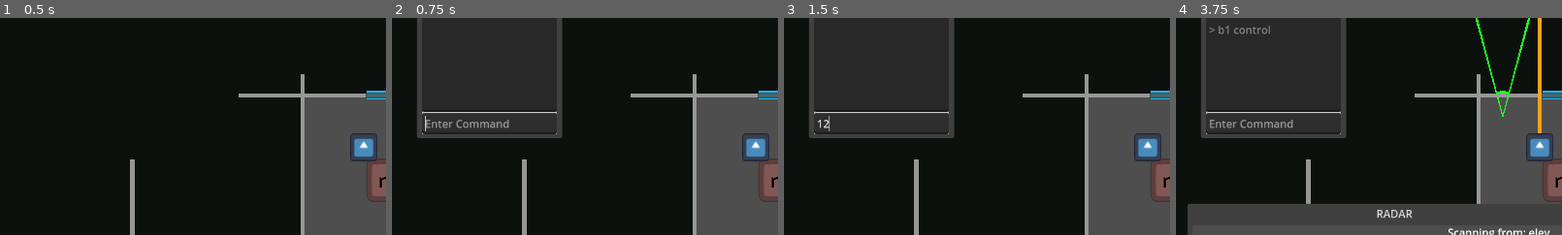
Above: before the commit, frames 1-4 (left to right).
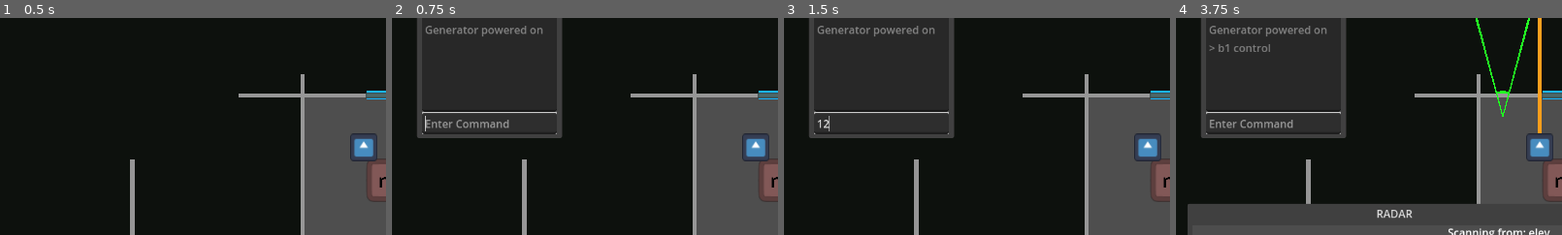
Above: after the commit, the same moments.

Repository: Adam-Gallina/ldj59
Game: Godot game, scene res://map.tscn
Two runs of this game, one before a commit and one after it. Both use one fixed random seed, a clock stepped at 60 frames per second and the inputs below. The engine's default icon, where the game draws it, is replaced by a stand-in: a white triangle on a blue panel in a dark square.
Inputs (mouse positions are % of the whole screen's width and height, from its top left):
- Up to frame 1 (0.5 s): no input
- Up to frame 2 (0.75 s): click "CMD" at 0.5 s
- Up to frame 3 (1.5 s): click (13, 37) at 1.27 s; type "12" at 1.35 s
- Up to frame 4 (3.75 s): click "RADAR" at 2 s; click "SCANNER" at 2.75 s; click (95, 10) at 3.5 s
The pictures show only the part of the screen within x 0-50%, y 13-63%; the shares and areas given below are measured in that part.

Frame 1 is identical in both runs. In frame 2, 0.5% of the frame differs, in the area x 8-39%, y 3-9%; in frame 3, 0.5%; in frame 4, 0.8%, in the area x 8-39%, y 3-16%.

Commit message:
Added server and routers

Diff:
--- a/Autoload/door_manager.gd
+++ b/Autoload/door_manager.gd
@@ -120,6 +120,10 @@
 		for a in args:
 			if _doors.get(a) and model_is_revealed(_doors[a].get_node('%Model')):
 				if _doors[a].is_active() or _doors[a].is_open():
+					if not _doors[a].CanScan:
+						output.append('{0} did not respond'.format([a]))
+						continue
+
 					for r in _door_rooms[_doors[a]]:
 						reveal_room(r)
 					succeeded += 1
--- a/Environment/Interactive/generator.gd
+++ b/Environment/Interactive/generator.gd
@@ -1,8 +1,7 @@
 extends InteractiveBase
 
 
-func interaction_start(drone:DroneBase) -> bool:
-    print(drone, ' toggled')
+func interaction_start(_drone:DroneBase) -> bool:
     _active = not _active
 
     if _active:
@@ -11,9 +10,3 @@
         CommandManager.log_message('Generator powered off')
 
     return true
-
-func hide_model():
-    get_node('%Model').layers = 0
-
-func reveal_model():
-    get_node('%Model').layers = 1
--- a/Environment/Interactive/generator.tscn
+++ b/Environment/Interactive/generator.tscn
@@ -1,7 +1,6 @@
-[gd_scene load_steps=6 format=3 uid="uid://dntcd01bpty7h"]
+[gd_scene load_steps=5 format=3 uid="uid://dntcd01bpty7h"]
 
 [ext_resource type="Script" uid="uid://cycvt21oxg363" path="res://Environment/Interactive/generator.gd" id="1_q8sae"]
-[ext_resource type="Script" uid="uid://d2cgl764k8fuo" path="res://Environment/Interactive/scannable.gd" id="2_tfb5h"]
 
 [sub_resource type="BoxShape3D" id="BoxShape3D_h3yq5"]
 size = Vector3(0.75, 0.5, 0.75)
@@ -28,10 +27,3 @@
 mesh = SubResource("BoxMesh_h3yq5")
 skeleton = NodePath("../../../..")
 surface_material_override/0 = SubResource("StandardMaterial3D_q8sae")
-
-[node name="Scannable" type="Node" parent="." groups=["Scannable"]]
-script = ExtResource("2_tfb5h")
-Frequency = 60.0
-Amplitude = 100.0
-Wavelength = 40.0
-metadata/_custom_type_script = "uid://d2cgl764k8fuo"
--- a/Environment/Interactive/interaction.gd
+++ b/Environment/Interactive/interaction.gd
@@ -1,5 +1,7 @@
 extends Node3D
 class_name InteractiveBase
+
+signal activated()
 
 @export var Descriptor = "Unnamed Object"
 
@@ -11,8 +13,28 @@
 
 func interaction_start(drone:DroneBase) -> bool:
 	print(drone, ' started')
+
+	if InteractOneShot:
+		_active = not _active
+	else:
+		_active = true
+
+	if _active:
+		activated.emit()
+
 	return true
 
 func interaction_end(drone:DroneBase) -> bool:
 	print(drone, ' ended')
+
+	if not InteractOneShot:
+		_active = false
+
 	return true
+
+
+func hide_model():
+	get_node('%Model').layers = 0
+
+func reveal_model():
+	get_node('%Model').layers = 1
--- a/Environment/Interactive/router.gd
+++ b/Environment/Interactive/router.gd
@@ -1,3 +1,13 @@
 extends Node3D
 
 @export var RouterID : String
+@export var PowerSource : Node3D
+
+func is_revealed() -> bool:
+	return get_node('%Model').layers > 0
+
+func hide_model():
+	get_node('%Model').layers = 0
+
+func reveal_model():
+	get_node('%Model').layers = 1
--- /dev/null
+++ b/Environment/Interactive/router.tscn
@@ -0,0 +1,20 @@
+[gd_scene load_steps=4 format=3 uid="uid://iweseymoqhwe"]
+
+[ext_resource type="Script" uid="uid://bapip6hkbryfi" path="res://Environment/Interactive/router.gd" id="1_adyp5"]
+
+[sub_resource type="CylinderMesh" id="CylinderMesh_w4kbf"]
+top_radius = 0.125
+bottom_radius = 0.125
+height = 1.0
+
+[sub_resource type="StandardMaterial3D" id="StandardMaterial3D_qn6st"]
+albedo_color = Color(0.490659, 0.70366, 0.70366, 1)
+
+[node name="Router" type="Node3D"]
+script = ExtResource("1_adyp5")
+
+[node name="Model" type="MeshInstance3D" parent="."]
+unique_name_in_owner = true
+transform = Transform3D(1, 0, 0, 0, 1, 0, 0, 0, 1, 0, 0.403574, 0)
+mesh = SubResource("CylinderMesh_w4kbf")
+surface_material_override/0 = SubResource("StandardMaterial3D_qn6st")
--- /dev/null
+++ b/Environment/Interactive/server.gd
@@ -0,0 +1,64 @@
+extends InteractiveBase
+
+@export var ScanZones : Array[Area3D]
+@export var ScanDoors : Array[Node3D]
+var _tracked_body : Node3D
+var _last_tracked_pos : Vector3 = Vector3.ZERO
+var _zone : int
+
+var _drone_disabled = false
+
+@export var DroneScene : PackedScene
+@export var DroneID : String
+@export var FakeDrone : Node3D
+
+func interaction_start(drone:DroneBase) -> bool:
+    if not _drone_disabled:
+        _drone_disabled = true
+
+        for z in ScanZones:
+            z.monitoring = false
+
+        var d = DroneScene.instantiate()
+        d.DroneID = 'x7'
+        interaction_end(d)
+        d.DroneID = DroneID
+
+        get_tree().root.get_node('Map').add_child(d)
+        d.global_position = FakeDrone.global_position
+        FakeDrone.hide()
+
+        return true
+
+
+    CommandManager.log_message('Server: User {0} connected'.format([drone.DroneID]))
+    return super(drone)
+
+func interaction_end(drone:DroneBase) -> bool:
+    CommandManager.log_message('Server: User {0} disconnected'.format([drone.DroneID]))
+    return true
+
+func _process(_delta: float) -> void:
+    if _tracked_body != null:
+        if _last_tracked_pos != Vector3.ZERO:
+            if _last_tracked_pos.distance_to(_tracked_body.global_position) > 0:
+                ScanDoors[_zone].close()
+        _last_tracked_pos = _tracked_body.global_position
+
+
+func reveal_model():
+    super()
+    FakeDrone.show()
+
+func hide_model():
+    super()
+    FakeDrone.hide()
+
+
+func _on_body_entered(body:Node3D, zone:int):
+    _tracked_body = body
+    _zone = zone
+    _last_tracked_pos = Vector3.ZERO
+
+func _on_body_exited(_body:Node3D, _z:int):
+    _tracked_body = null
--- /dev/null
+++ b/Environment/Interactive/server.tscn
@@ -0,0 +1,49 @@
+[gd_scene load_steps=8 format=3 uid="uid://cqes51hoed078"]
+
+[ext_resource type="Script" uid="uid://hq7whw3d8vun" path="res://Environment/Interactive/server.gd" id="1_tjcjb"]
+[ext_resource type="PackedScene" uid="uid://duwf6pfc8wr5i" path="res://drone.tscn" id="2_sc8gk"]
+
+[sub_resource type="BoxShape3D" id="BoxShape3D_tjcjb"]
+size = Vector3(0.75, 0.5, 0.75)
+
+[sub_resource type="BoxMesh" id="BoxMesh_sc8gk"]
+size = Vector3(0.75, 0.5, 0.75)
+
+[sub_resource type="StandardMaterial3D" id="StandardMaterial3D_axi7t"]
+albedo_color = Color(0.0346984, 0.068321, 0.119835, 1)
+
+[sub_resource type="CylinderMesh" id="CylinderMesh_etgmo"]
+top_radius = 0.2
+bottom_radius = 0.3
+height = 1.0
+
+[sub_resource type="StandardMaterial3D" id="StandardMaterial3D_uvgqj"]
+albedo_color = Color(0.173268, 0.438902, 0.174738, 1)
+
+[node name="Server" type="StaticBody3D" node_paths=PackedStringArray("FakeDrone")]
+script = ExtResource("1_tjcjb")
+DroneScene = ExtResource("2_sc8gk")
+DroneID = "b2"
+FakeDrone = NodePath("MeshInstance3D")
+Descriptor = "Server"
+
+[node name="CollisionShape3D" type="CollisionShape3D" parent="."]
+transform = Transform3D(1, 0, 0, 0, 1, 0, 0, 0, 1, 0, 0.25, 0)
+shape = SubResource("BoxShape3D_tjcjb")
+
+[node name="Model" type="MeshInstance3D" parent="CollisionShape3D"]
+unique_name_in_owner = true
+mesh = SubResource("BoxMesh_sc8gk")
+skeleton = NodePath("../../../..")
+surface_material_override/0 = SubResource("StandardMaterial3D_axi7t")
+
+[node name="MeshInstance3D" type="MeshInstance3D" parent="."]
+transform = Transform3D(1, 0, 0, 0, 1, 0, 0, 0, 1, 0, 0.5, 0.978765)
+mesh = SubResource("CylinderMesh_etgmo")
+skeleton = NodePath("")
+surface_material_override/0 = SubResource("StandardMaterial3D_uvgqj")
+
+[node name="NavigationObstacle3D" type="NavigationObstacle3D" parent="MeshInstance3D"]
+transform = Transform3D(1, 0, 0, 0, 1, 0, 0, 0, 1, 0, -0.422822, 0)
+radius = 0.4
+use_3d_avoidance = true
--- a/Environment/door.gd
+++ b/Environment/door.gd
@@ -8,6 +8,8 @@
 
 @export var StartOpen = false
 var _open = false
+
+@export var CanScan = true
 
 @onready var _nav_link : NavigationLink3D = $NavigationLink3D
 
--- a/Popups/radar_window.gd
+++ b/Popups/radar_window.gd
@@ -111,6 +111,11 @@
 			stop_radar()
 			return CommandWindow.CommandOutput.new(true, [])
 		elif _routers.get(args[0]):
+			if not _routers[args[0]].is_revealed():
+				return CommandWindow.CommandOutput.new(false, ['Could not find {0}'.format([args[0]])])
+			elif _routers[args[0]].PowerSource != null and not _routers[args[0]].PowerSource.is_active():
+				return CommandWindow.CommandOutput.new(false, ['{0} did not respond'.format([args[0]])])
+
 			_curr_target = _routers[args[0]]
 			_target_label = 'Scanning from: ' + args[0]
 			start_radar()
--- a/drone.gd
+++ b/drone.gd
@@ -50,10 +50,12 @@
 func do_interaction(interaction:InteractiveBase) -> bool:
 	if _curr_interaction != null:
 		if _curr_interaction.interaction_end(self):
-			print(DroneID + ': Ending interface')
+			if _curr_interaction == interaction:
+				_curr_interaction = null
+				return true
 			_curr_interaction = null
 		else:
-			print(DroneID + ': Could not end interface with ' + _curr_interaction.Descriptor)
+			CommandManager.log_message(DroneID + ': Could not end interface with ' + _curr_interaction.Descriptor)
 			return false
 
 	if interaction.interaction_start(self):
@@ -113,7 +115,7 @@
 		move(i.global_position)
 		await move_complete
 		if do_interaction(i):
-			return CommandWindow.CommandOutput.new(true, [DroneID + ': Started interface with ' + i.Descriptor])
+			return CommandWindow.CommandOutput.new(true, [])
 		else:
 			return CommandWindow.CommandOutput.new(false, [DroneID + ': Failed to interface with ' + i.Descriptor])
 	elif args[0] == 'control':
--- a/drone.tscn
+++ b/drone.tscn
@@ -17,7 +17,7 @@
 albedo_color = Color(0.173268, 0.438902, 0.174738, 1)
 
 [node name="Drone" type="CharacterBody3D" groups=["Commands", "Drones"]]
-collision_layer = 17
+collision_layer = 49
 script = ExtResource("1_uvgqj")
 
 [node name="NavigationAgent3D" type="NavigationAgent3D" parent="."]
--- a/map.tscn
+++ b/map.tscn
@@ -13,6 +13,9 @@
 [ext_resource type="PackedScene" uid="uid://b2jebwnoodr65" path="res://Environment/navigation_room.tscn" id="8_sb2pt"]
 [ext_resource type="PackedScene" uid="uid://dntcd01bpty7h" path="res://Environment/Interactive/generator.tscn" id="10_sb2pt"]
 [ext_resource type="Script" uid="uid://bapip6hkbryfi" path="res://Environment/Interactive/router.gd" id="11_sb2pt"]
+[ext_resource type="PackedScene" uid="uid://iweseymoqhwe" path="res://Environment/Interactive/router.tscn" id="13_2wwcf"]
+[ext_resource type="PackedScene" uid="uid://cqes51hoed078" path="res://Environment/Interactive/server.tscn" id="14_ooc2g"]
+[ext_resource type="PackedScene" uid="uid://d1aovyvwl5lol" path="res://Enemies/enemy.tscn" id="16_wbpbn"]
 
 [sub_resource type="Environment" id="Environment_sb2pt"]
 background_mode = 1
@@ -107,8 +110,8 @@
 size = Vector2(5, 4)
 
 [sub_resource type="NavigationMesh" id="NavigationMesh_4on3e"]
-vertices = PackedVector3Array(-2.75, 0.5, -1.75, -2.75, 0.5, 1.75, 2.75, 0.5, 1.75, 2.75, 0.5, -1.75)
-polygons = [PackedInt32Array(3, 2, 0), PackedInt32Array(0, 2, 1)]
+vertices = PackedVector3Array(-2.75, 0.410841, -1.75, -2.75, 0.410841, -0.5, -1.25, 0.410841, -0.5, 2.25, 0.410841, -1.75, 2.75, 0.410841, 1.75, 2.75, 0.410841, -1.25, -1.25, 0.410841, 1.25, -1.75, 0.410841, 1.75, -2.25, 0.910841, -0.25, -2.25, 0.910841, 0.25, -1.75, 0.910841, 0.25, -1.75, 0.910841, -0.25)
+polygons = [PackedInt32Array(1, 0, 2), PackedInt32Array(2, 0, 3), PackedInt32Array(5, 4, 3), PackedInt32Array(3, 4, 2), PackedInt32Array(2, 4, 6), PackedInt32Array(4, 7, 6), PackedInt32Array(11, 10, 8), PackedInt32Array(8, 10, 9)]
 agent_height = 1.0
 agent_radius = 0.25
 agent_max_climb = 0.0
@@ -116,6 +119,9 @@
 
 [sub_resource type="PlaneMesh" id="PlaneMesh_wbpbn"]
 size = Vector2(6, 4)
+
+[sub_resource type="BoxShape3D" id="BoxShape3D_2wwcf"]
+size = Vector3(3, 1, 4)
 
 [sub_resource type="NavigationMesh" id="NavigationMesh_bssq0"]
 vertices = PackedVector3Array(-2.75, 0.5, -0.75, -2.75, 0.5, 1.75, 2.75, 0.5, 1.75, 2.75, 0.5, -0.75)
@@ -189,6 +195,7 @@
 
 [node name="Map" type="Node3D"]
 script = ExtResource("1_e0an3")
+DEBUG_gen_start_active = true
 
 [node name="CanvasLayer" type="CanvasLayer" parent="."]
 
@@ -320,7 +327,7 @@
 [node name="RadarWindow" parent="." node_paths=PackedStringArray("_curr_target", "Routers") instance=ExtResource("3_sb2pt")]
 visible = false
 _curr_target = NodePath("Router")
-Routers = [NodePath("Router"), NodePath("Router2")]
+Routers = [NodePath("Router"), NodePath("../Room9/Router"), NodePath("../Room12/Router")]
 
 [node name="Router" type="Node3D" parent="RadarWindow"]
 transform = Transform3D(1, 0, 0, 0, 1, 0, 0, 0, 1, -1.4262, 0, -1.50045)
@@ -328,18 +335,6 @@
 RouterID = "elev"
 
 [node name="Scannable" type="Node" parent="RadarWindow/Router" groups=["Scannable"]]
-script = ExtResource("4_0t07s")
-Frequency = 130.0
-Amplitude = 40.0
-Wavelength = 140.0
-metadata/_custom_type_script = "uid://d2cgl764k8fuo"
-
-[node name="Router2" type="Node3D" parent="RadarWindow"]
-transform = Transform3D(1, 0, 0, 0, 1, 0, 0, 0, 1, 3.48825, 0, -22.5235)
-script = ExtResource("11_sb2pt")
-RouterID = "lab"
-
-[node name="Scannable" type="Node" parent="RadarWindow/Router2" groups=["Scannable"]]
 script = ExtResource("4_0t07s")
 Frequency = 130.0
 Amplitude = 40.0
@@ -1507,34 +1502,22 @@
 DoorID = "d9"
 PowerSource = NodePath("../../Room5/Generator")
 
-[node name="Door10" parent="Doors" node_paths=PackedStringArray("PowerSource") instance=ExtResource("4_p5pve")]
-transform = Transform3D(-4.37114e-08, 0, 1, 0, 1, 0, -1, 0, -4.37114e-08, 6, 0, -4)
-DoorID = "d16"
-PowerSource = NodePath("../../Room5/Generator")
-
-[node name="Door21" parent="Doors" node_paths=PackedStringArray("PowerSource") instance=ExtResource("4_p5pve")]
-transform = Transform3D(1, 0, 1.06581e-14, 0, 1, 0, -1.06581e-14, 0, 1, 9, 0, -6)
-DoorID = "d17"
-PowerSource = NodePath("../../Room5/Generator")
-
-[node name="Door22" parent="Doors" node_paths=PackedStringArray("PowerSource") instance=ExtResource("4_p5pve")]
-transform = Transform3D(-4.37114e-08, 0, 1, 0, 1, 0, -1, 0, -4.37114e-08, 11, 0, -4)
-DoorID = "d18"
-PowerSource = NodePath("../../Room5/Generator")
-
 [node name="Door16" parent="Doors" node_paths=PackedStringArray("PowerSource") instance=ExtResource("4_p5pve")]
 transform = Transform3D(-4.37114e-08, 0, 1, 0, 1, 0, -1, 0, -4.37114e-08, 11, 0, -18)
 DoorID = "d12"
+StartOpen = true
 PowerSource = NodePath("../../Room5/Generator")
 
 [node name="Door17" parent="Doors" node_paths=PackedStringArray("PowerSource") instance=ExtResource("4_p5pve")]
 transform = Transform3D(-4.37114e-08, 0, -1, 0, 1, 0, 1, 0, -4.37114e-08, 11, 0, -16)
 DoorID = "d11"
+StartOpen = true
 PowerSource = NodePath("../../Room5/Generator")
 
 [node name="Door18" parent="Doors" node_paths=PackedStringArray("PowerSource") instance=ExtResource("4_p5pve")]
 transform = Transform3D(-4.37114e-08, 0, -1, 0, 1, 0, 1, 0, -4.37114e-08, 11, 0, -22)
 DoorID = "d13"
+StartOpen = true
 PowerSource = NodePath("../../Room5/Generator")
 
 [node name="Door19" parent="Doors" node_paths=PackedStringArray("PowerSource") instance=ExtResource("4_p5pve")]
@@ -1545,6 +1528,7 @@
 [node name="Door20" parent="Doors" node_paths=PackedStringArray("PowerSource") instance=ExtResource("4_p5pve")]
 transform = Transform3D(1, 0, -1.74846e-07, 0, 1, 0, 1.74846e-07, 0, 1, 5, 0, -22)
 DoorID = "d15"
+StartOpen = true
 PowerSource = NodePath("../../Room5/Generator")
 
 [node name="Door23" parent="Doors" node_paths=PackedStringArray("PowerSource") instance=ExtResource("4_p5pve")]
@@ -1624,6 +1608,13 @@
 [node name="Generator" parent="Room5" instance=ExtResource("10_sb2pt")]
 transform = Transform3D(-4.37114e-08, 0, 1, 0, 1, 0, -1, 0, -4.37114e-08, -3, 0, -0.5)
 
+[node name="Scannable" type="Node" parent="Room5/Generator" groups=["Scannable"]]
+script = ExtResource("4_0t07s")
+Frequency = 60.0
+Amplitude = 100.0
+Wavelength = 40.0
+metadata/_custom_type_script = "uid://d2cgl764k8fuo"
+
 [node name="Room6" parent="." instance=ExtResource("8_sb2pt")]
 transform = Transform3D(1, 0, 0, 0, 1, 0, 0, 0, 1, -1, 0, -8)
 navigation_mesh = SubResource("NavigationMesh_2wwcf")
@@ -1658,6 +1649,58 @@
 [node name="Floor" parent="Room9" instance=ExtResource("7_05x41")]
 mesh = SubResource("PlaneMesh_wbpbn")
 
+[node name="Router" parent="Room9" node_paths=PackedStringArray("PowerSource") instance=ExtResource("13_2wwcf")]
+transform = Transform3D(1, 0, 0, 0, 1, 0, 0, 0, 1, 2.71579, 0.007267, -1.69971)
+RouterID = "sec"
+PowerSource = NodePath("../Server")
+
+[node name="Server" parent="Room9" node_paths=PackedStringArray("ScanZones", "ScanDoors") instance=ExtResource("14_ooc2g")]
+transform = Transform3D(1, 0, 0, 0, 1, 0, 0, 0, 1, -2, 0, 0)
+ScanZones = [NodePath("Door16Area3D"), NodePath("Door17Area3D"), NodePath("Door18Area3D")]
+ScanDoors = [NodePath("../Door16"), NodePath("../Door17"), NodePath("../Door18")]
+
+[node name="Door16Area3D" type="Area3D" parent="Room9/Server"]
+transform = Transform3D(1, 0, 0, 0, 1, 0, 0, 0, 1, -1.54491, 0, 4.04486)
+collision_layer = 0
+collision_mask = 32
+monitorable = false
+
+[node name="CollisionShape3D" type="CollisionShape3D" parent="Room9/Server/Door16Area3D"]
+shape = SubResource("BoxShape3D_2wwcf")
+
+[node name="Door17Area3D" type="Area3D" parent="Room9/Server"]
+transform = Transform3D(0, 0, 1, 0, 1, 0, -1, 0, 0, 2.45509, 0, 3.04486)
+collision_layer = 0
+collision_mask = 32
+monitorable = false
+
+[node name="CollisionShape3D" type="CollisionShape3D" parent="Room9/Server/Door17Area3D"]
+shape = SubResource("BoxShape3D_2wwcf")
+
+[node name="Door18Area3D" type="Area3D" parent="Room9/Server"]
+transform = Transform3D(1, 0, 0, 0, 1, 0, 0, 0, 1, 6.45509, 0, 4.04486)
+collision_layer = 0
+collision_mask = 32
+monitorable = false
+
+[node name="CollisionShape3D" type="CollisionShape3D" parent="Room9/Server/Door18Area3D"]
+shape = SubResource("BoxShape3D_2wwcf")
+
+[node name="Door16" parent="Room9" node_paths=PackedStringArray("PowerSource") instance=ExtResource("4_p5pve")]
+transform = Transform3D(-4.37114e-08, 0, 1, 0, 1, 0, -1, 0, -4.37114e-08, -2, 0, 4)
+DoorID = "d16"
+PowerSource = NodePath("../../Room5/Generator")
+
+[node name="Door17" parent="Room9" node_paths=PackedStringArray("PowerSource") instance=ExtResource("4_p5pve")]
+transform = Transform3D(1, 0, 1.06581e-14, 0, 1, 0, -1.06581e-14, 0, 1, 1, 0, 2)
+DoorID = "d17"
+PowerSource = NodePath("../../Room5/Generator")
+
+[node name="Door18" parent="Room9" node_paths=PackedStringArray("PowerSource") instance=ExtResource("4_p5pve")]
+transform = Transform3D(-4.37114e-08, 0, 1, 0, 1, 0, -1, 0, -4.37114e-08, 3, 0, 4)
+DoorID = "d18"
+PowerSource = NodePath("../../Room5/Generator")
+
 [node name="Room10" parent="." instance=ExtResource("8_sb2pt")]
 transform = Transform3D(1, 0, 0, 0, 1, 0, 0, 0, 1, 3, 0, -16)
 navigation_mesh = SubResource("NavigationMesh_bssq0")
@@ -1700,6 +1743,11 @@
 [node name="Floor" parent="Room12" instance=ExtResource("7_05x41")]
 mesh = SubResource("PlaneMesh_3mr0t")
 
+[node name="Router" parent="Room12" node_paths=PackedStringArray("PowerSource") instance=ExtResource("13_2wwcf")]
+transform = Transform3D(1, 0, 0, 0, 1, 0, 0, 0, 1, -1.5489, 0.007267, 1.531)
+RouterID = "lab"
+PowerSource = NodePath("../../Room9/Server")
+
 [node name="Room13" parent="." instance=ExtResource("8_sb2pt")]
 transform = Transform3D(1, 0, 0, 0, 1, 0, 0, 0, 1, 13, 0, -16)
 navigation_mesh = SubResource("NavigationMesh_jky6x")
@@ -1755,7 +1803,16 @@
 transform = Transform3D(1, 0, 0, 0, 1, 0, 0, 0, 1, -0.556619, 0, -0.774642)
 DroneID = "b1"
 
+[node name="Enemy" parent="." instance=ExtResource("16_wbpbn")]
+transform = Transform3D(1, 0, 0, 0, 1, 0, 0, 0, 1, 8.19178, 0, -19.2262)
+
 [connection signal="pressed" from="CanvasLayer/CommandButton" to="." method="_on_cmd_pressed"]
 [connection signal="pressed" from="CanvasLayer/RadarButton" to="." method="_on_radar_pressed"]
 [connection signal="pressed" from="CanvasLayer/ScannerButton" to="." method="_on_scanner_pressed"]
 [connection signal="pressed" from="CanvasLayer/Drone1Button" to="." method="_on_drone_button_pressed" binds= ["b1"]]
+[connection signal="body_entered" from="Room9/Server/Door16Area3D" to="Room9/Server" method="_on_body_entered" binds= [0]]
+[connection signal="body_exited" from="Room9/Server/Door16Area3D" to="Room9/Server" method="_on_body_exited" binds= [0]]
+[connection signal="body_entered" from="Room9/Server/Door17Area3D" to="Room9/Server" method="_on_body_entered" binds= [1]]
+[connection signal="body_exited" from="Room9/Server/Door17Area3D" to="Room9/Server" method="_on_body_exited" binds= [1]]
+[connection signal="body_entered" from="Room9/Server/Door18Area3D" to="Room9/Server" method="_on_body_entered" binds= [2]]
+[connection signal="body_exited" from="Room9/Server/Door18Area3D" to="Room9/Server" method="_on_body_exited" binds= [2]]
--- a/project.godot
+++ b/project.godot
@@ -76,6 +76,7 @@
 3d_physics/layer_3="Doors"
 3d_physics/layer_4="Interactive"
 3d_physics/layer_5="Scannable"
+3d_physics/layer_6="Drone"
 
 [rendering]
 
Not shown, added: Environment/Interactive/server.gd.uid
Not shown: 1 places in map.tscn that only renumber resources
